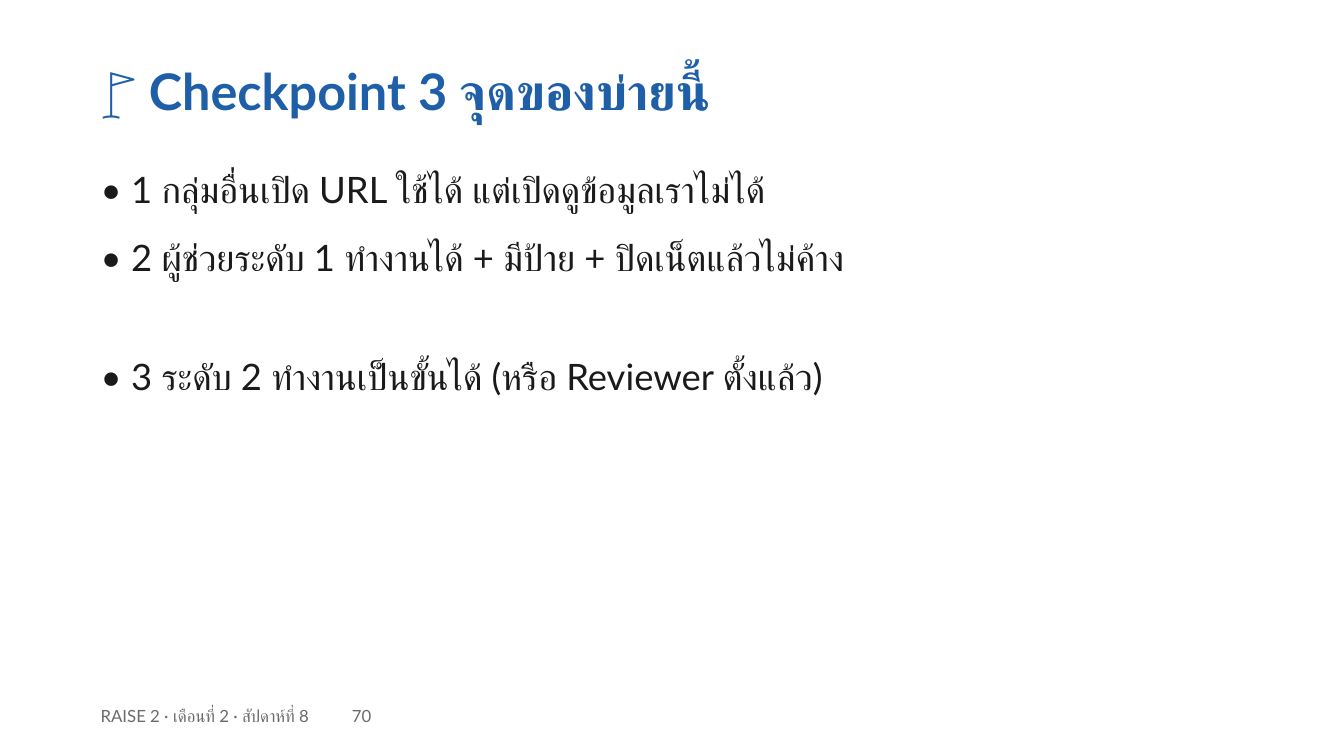
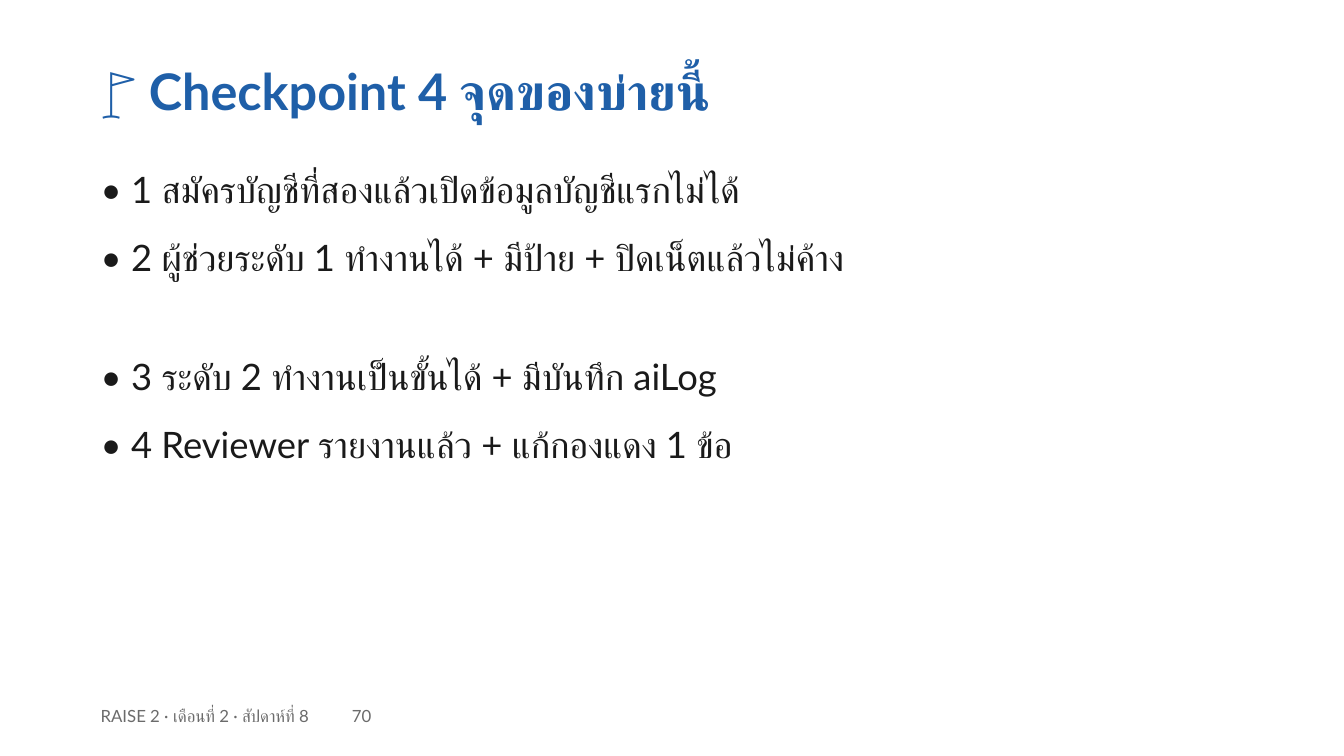
Before and after one commit to cnacha-mfu/raise2-module2, a slide deck: slide 70 of materials/week8/w8-slides.pptx. Drawn at 1344x756 pixels with LibreOffice and Linux fonts; fonts in the diff are those of the drawing. Boxes give left, top, right and bottom in pixels: in the first picture for what was removed or moved away, otherwise in the second. Text is boxed around its words. In the diff, an @@ line names an element or a change of style, - is before the commit and + after.

```diff
--- a/materials/week8/w8-slides.pptx
+++ b/materials/week8/w8-slides.pptx
@@ text at [149,71,701,123]: text changed @@
-🚩 Checkpoint 3 จุดของบ่ายนี้
+🚩 Checkpoint 4 จุดของบ่ายนี้
@@ text at [131,175,740,214]: text changed @@
-• 1 กลุ่มอื่นเปิด URL ใช้ได้ แต่เปิดดูข้อมูลเราไม่ได้
+• 1 สมัครบัญชีที่สองแล้วเปิดข้อมูลบัญชีแรกไม่ได้
@@ text at [131,362,716,397]: text changed @@
-• 3 ระดับ 2 ทำงานเป็นขั้นได้ (หรือ Reviewer ตั้งแล้ว)
+• 3 ระดับ 2 ทำงานเป็นขั้นได้ + มีบันทึก aiLog
@@ text added at [131,431,732,459], 26 pt, text #1A1A1A @@
+• 4 Reviewer รายงานแล้ว + แก้กองแดง 1 ข้อ
```
Also in this commit, not shown: 10 other slides changed, 25 other files.
